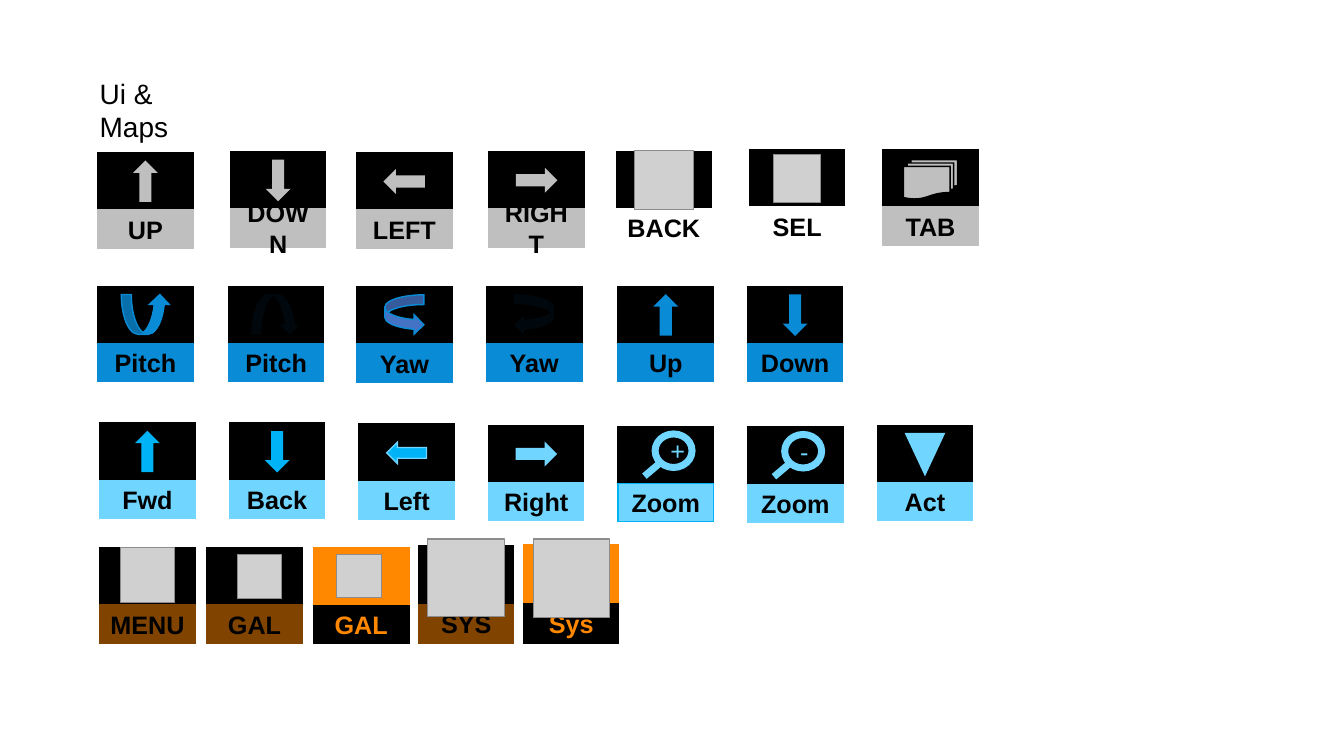
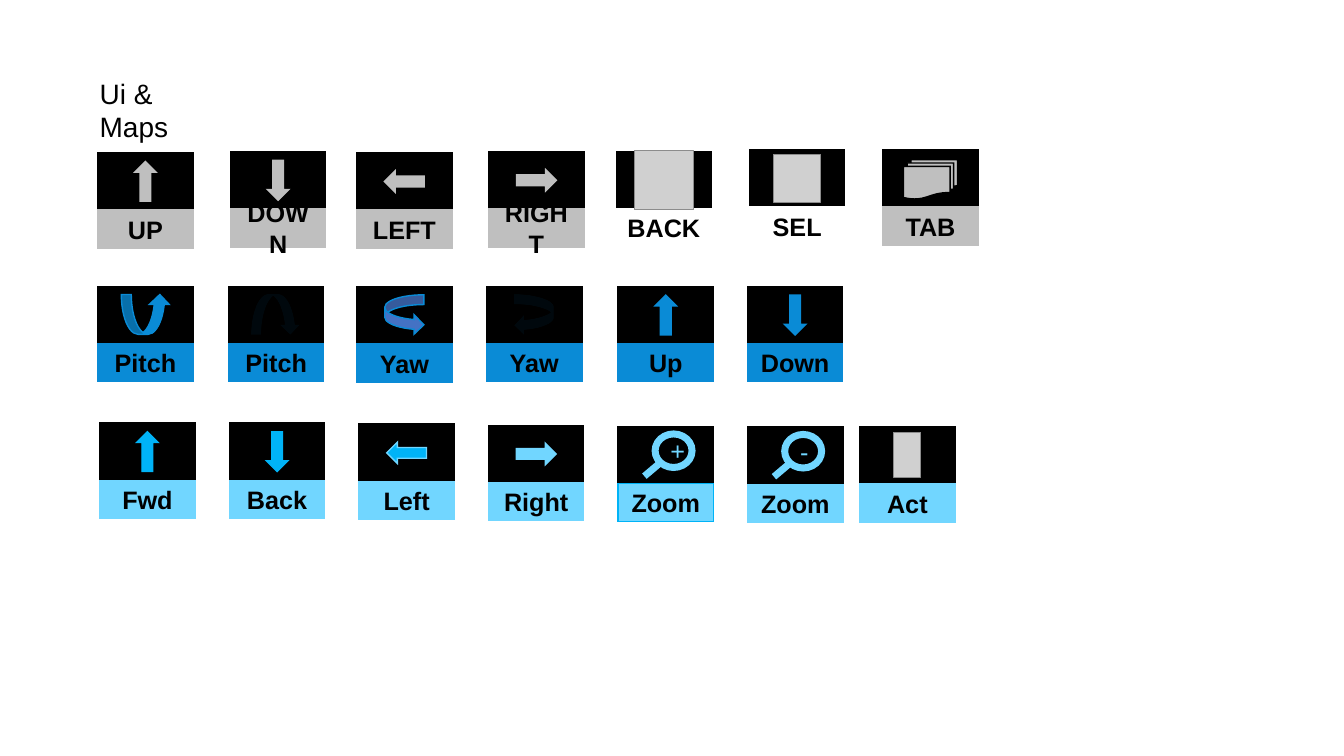
Before and after one commit to Andechs75/Elite-Dangerous-Streamdeck-Icons, a slide deck: slide 3 of EDSI-Template.pptx (slide 4 before the commit). Drawn at 1344x756 pixels with LibreOffice and Linux fonts; fonts in the diff are those of the drawing; grey boxes stand for pictures. Boxes give left, top, right and bottom in pixels: in the first picture for what was removed or moved away, otherwise in the second. Text is boxed around its words. In the diff, an @@ line names an element or a change of style, - is before the commit and + after.

```diff
--- a/EDSI-Template.pptx
+++ b/EDSI-Template.pptx
@@ rectangle: place and size @@
-rectangle at <box>877,425,972,483</box>
+rectangle at <box>860,426,955,484</box>
@@ picture added at <box>894,433,922,478</box> @@
@@ triangle removed at <box>905,434,944,475</box> @@
@@ rectangle "Act": place and size @@
-rectangle "Act" at <box>877,483,972,521</box>
+rectangle "Act" at <box>860,484,955,522</box>
@@ picture removed at <box>429,539,505,617</box> @@
@@ picture removed at <box>533,539,610,618</box> @@
@@ rectangle removed at <box>100,548,195,606</box> @@
@@ picture removed at <box>120,548,174,603</box> @@
@@ rectangle removed at <box>207,548,301,606</box> @@
@@ picture removed at <box>237,555,281,598</box> @@
@@ rectangle removed at <box>314,548,408,606</box> @@
@@ picture removed at <box>337,555,381,598</box> @@
@@ rectangle removed at <box>418,546,513,605</box> @@
@@ rectangle removed at <box>523,544,618,604</box> @@
@@ rectangle removed at <box>100,605,195,643</box> @@
-MENU
@@ rectangle removed at <box>207,605,301,643</box> @@
-GAL
@@ rectangle removed at <box>314,605,408,643</box> @@
-GAL
@@ rectangle removed at <box>418,605,513,644</box> @@
-SYS
@@ rectangle removed at <box>523,604,618,643</box> @@
-Sys
```
Also in this commit, not shown: 1 other slide changed, 1 slide removed, 25 other files.
